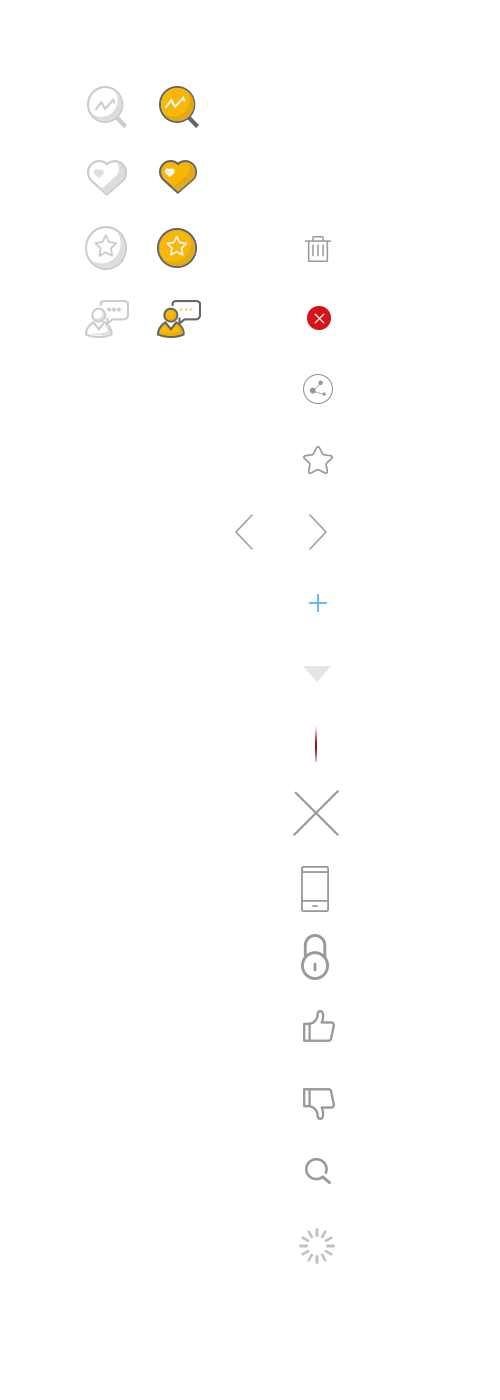
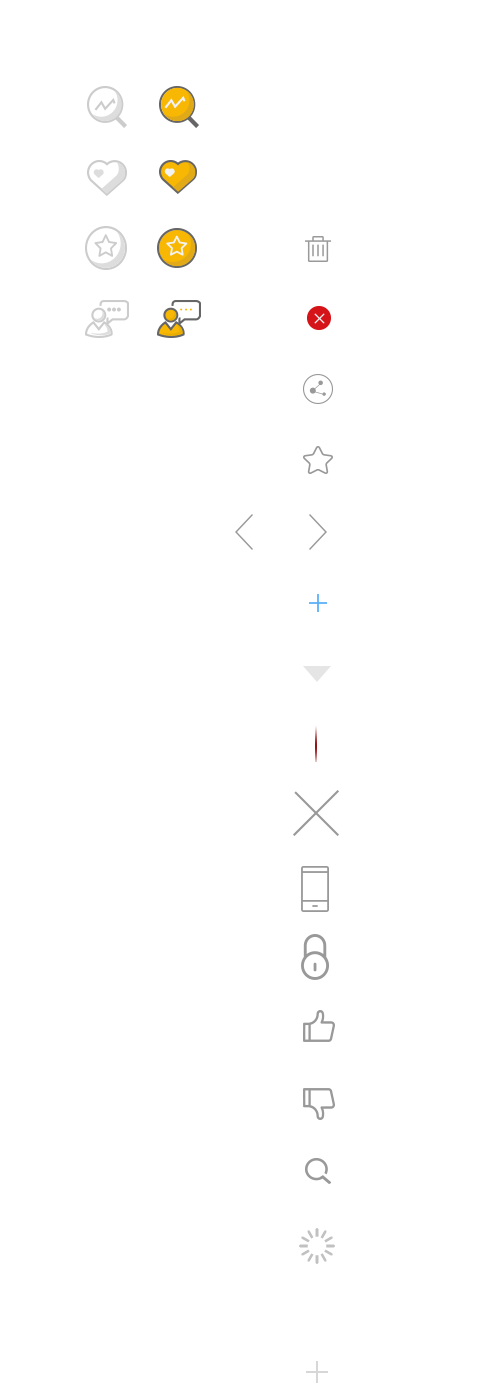
Layer changes from the first 500 × 1400 image to the second:
added layer "矩形 42 拷贝" (21%) above "收藏 拷贝" over [306, 1361, 328, 1383]
